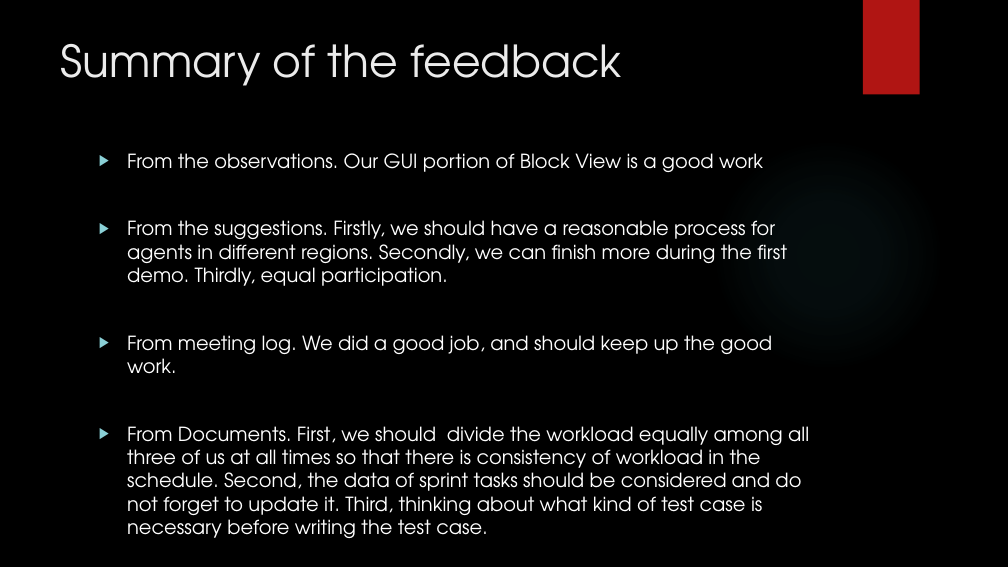
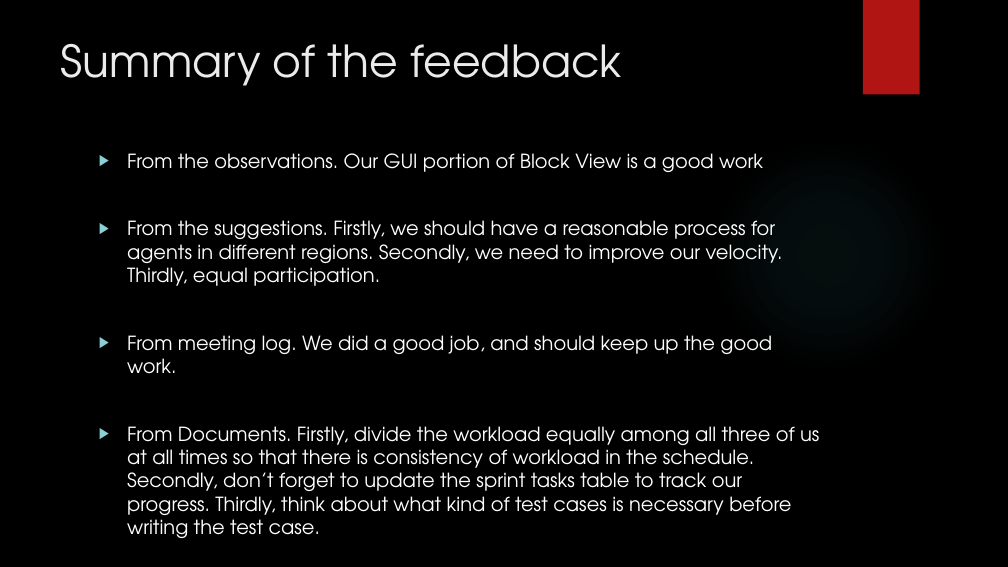
Before and after one commit to 2012215434/CS744, a slide deck: slide 2 of documents/second_presentation.pptx. Drawn at 1008x567 pixels with LibreOffice and Linux fonts; fonts in the diff are those of the drawing; background and template pictures are left out. Boxes give left, top, right and bottom in pixels: in the first picture for what was removed or moved away, otherwise in the second. Text is boxed around its words. In the diff, an @@ line names an element or a change of style, - is before the commit and + after.

Commit message:
modify second presentation

```diff
--- a/documents/second_presentation.pptx
+++ b/documents/second_presentation.pptx
@@ text at (x1=127, y1=220, x2=783, y2=286): text changed @@
-▶ From the suggestions. Firstly, we should have a reasonable process for agents in different regions. Secondly, we can finish more during the first demo. Thirdly, equal participation.
+▶ From the suggestions. Firstly, we should have a reasonable process for agents in different regions. Secondly, we need to improve our velocity. Thirdly, equal participation.
@@ text at (x1=127, y1=426, x2=819, y2=538): text changed @@
-▶ From Documents. First, we should divide the workload equally among all three of us at all times so that there is consistency of workload in the schedule. Second, the data of sprint tasks should be considered and do not forget to update it. Third, thinking about what kind of test case is necessary before writing the test case.
+▶ From Documents. Firstly, divide the workload equally among all three of us at all times so that there is consistency of workload in the schedule. Secondly, don’t forget to update the sprint tasks table to track our progress. Thirdly, think about what kind of test cases is necessary before writing the test case.
```
Also in this commit, not shown: 2 other slides changed, 1 other file.
